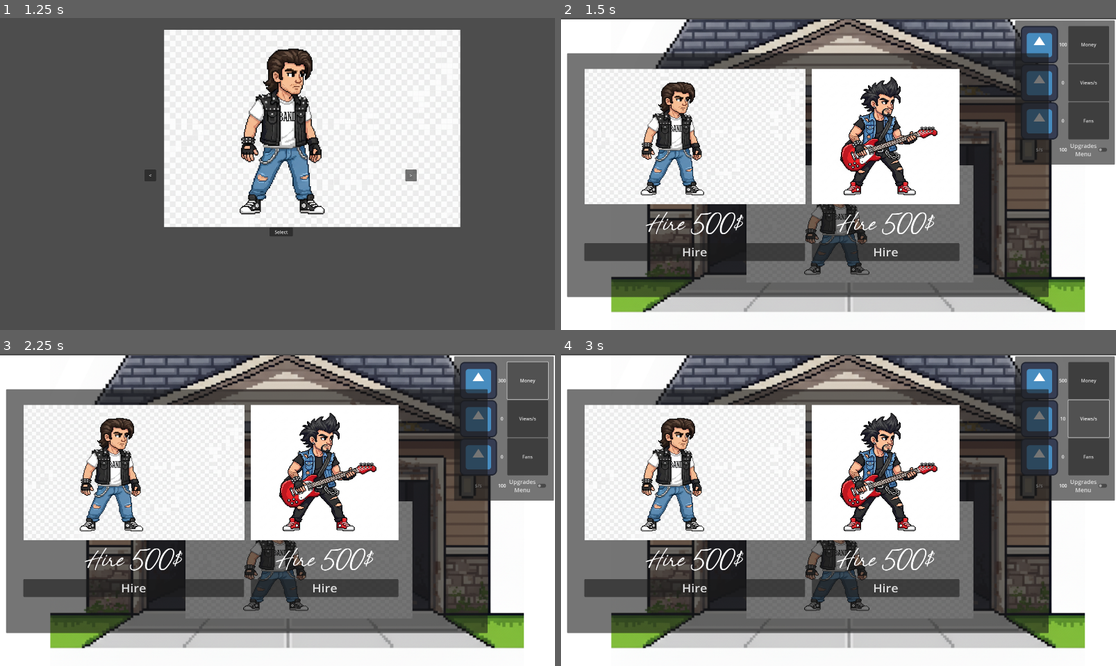
Above: before the commit, frames 1-4 (two rows, left to right).
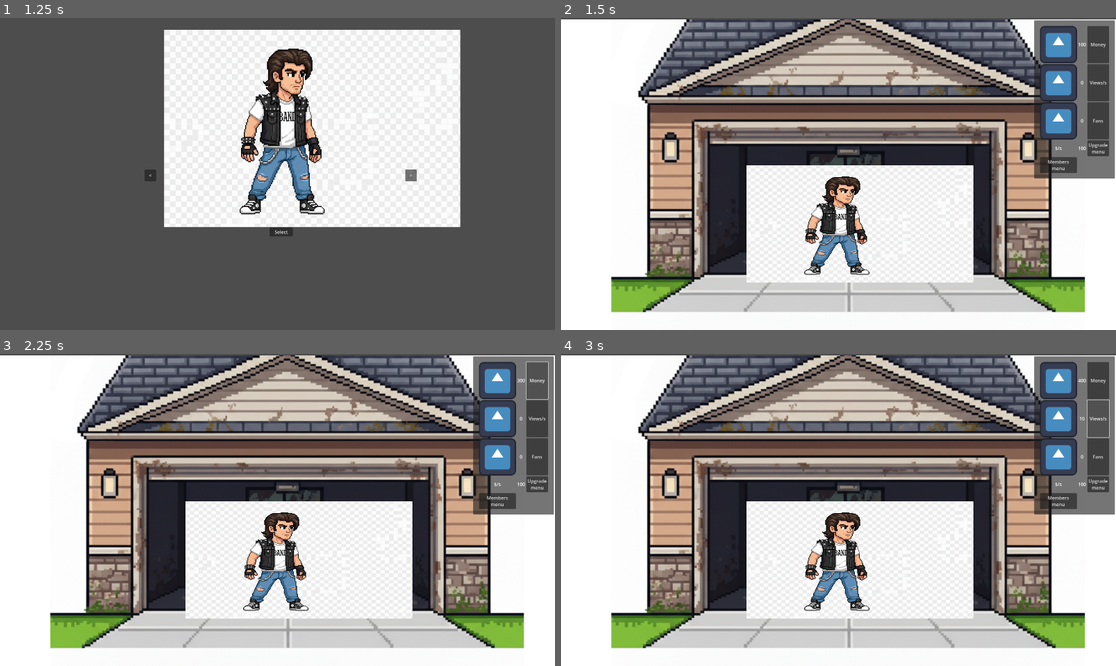
Above: after the commit, the same moments.

Repository: Geluco/music-band-tycoon
Game: Godot game, scene res://scenes/menu.tscn
Same seed, same stepped clock (60 frames per second), same inputs: the game is played once before the commit and once after it. The engine's default icon, where the game draws it, is replaced by a stand-in: a white triangle on a blue panel in a dark square.
Inputs:
- Up to frame 1 (1.25 s): click "Play" at 0.5 s
- Up to frame 2 (1.5 s): click "Select" at 1.25 s
- Up to frame 3 (2.25 s): click "Money" at 2 s
- Up to frame 4 (3 s): click "Views/s" at 2.75 s

Frame 1 is identical in both runs. In frame 2, 57% of the frame differs, in the area x 1-100%, y 0-90%; in frame 3, 57%; in frame 4, 57%.

Commit message:
botones de cierre y apretura de menus, comentar codigo.

Diff:
--- a/scenes/canvasStats.tscn
+++ b/scenes/canvasStats.tscn
@@ -92,14 +92,18 @@
 horizontal_alignment = 1
 script = ExtResource("6_m2vbg")
 
-[node name="CheckButton" type="CheckButton" parent="CanvasLayer/PanelStats/MarginStats/GridStats"]
+[node name="Button_upgrade_menu" type="Button" parent="CanvasLayer/PanelStats/MarginStats/GridStats"]
 layout_mode = 2
-theme_override_font_sizes/font_size = 20
-text = "Upgrades
-Menu"
-alignment = 1
+text = "Upgrade
+menu"
+
+[node name="Button_members_menu" type="Button" parent="CanvasLayer/PanelStats/MarginStats/GridStats"]
+layout_mode = 2
+text = "Members
+menu"
 
 [connection signal="pressed" from="CanvasLayer/PanelStats/MarginStats/GridStats/ButtonMoney" to="." method="_on_button_money_pressed"]
 [connection signal="pressed" from="CanvasLayer/PanelStats/MarginStats/GridStats/ButtonViews" to="." method="_on_button_views_pressed"]
 [connection signal="pressed" from="CanvasLayer/PanelStats/MarginStats/GridStats/ButtonFans" to="." method="_on_button_fans_pressed"]
-[connection signal="toggled" from="CanvasLayer/PanelStats/MarginStats/GridStats/CheckButton" to="." method="_on_check_button_toggled"]
+[connection signal="pressed" from="CanvasLayer/PanelStats/MarginStats/GridStats/Button_upgrade_menu" to="." method="_on_button_upgrade_menu_pressed"]
+[connection signal="pressed" from="CanvasLayer/PanelStats/MarginStats/GridStats/Button_members_menu" to="." method="_on_button_members_menu_pressed"]
--- a/scenes/menuUpgrades.tscn
+++ b/scenes/menuUpgrades.tscn
@@ -11,6 +11,18 @@
 
 [node name="CanvasLayer" type="CanvasLayer" parent="."]
 visible = false
+
+[node name="Panel_close_button" type="PanelContainer" parent="CanvasLayer"]
+anchors_preset = 1
+anchor_left = 1.0
+anchor_right = 1.0
+offset_left = -100.0
+offset_bottom = 100.0
+grow_horizontal = 0
+
+[node name="Button_close" type="Button" parent="CanvasLayer/Panel_close_button"]
+layout_mode = 2
+text = "x"
 
 [node name="MenuUpgrades" type="PanelContainer" parent="CanvasLayer"]
 offset_left = 21.0
@@ -111,5 +123,6 @@
 theme_override_font_sizes/font_size = 43
 text = "Upgrade"
 
+[connection signal="pressed" from="CanvasLayer/Panel_close_button/Button_close" to="." method="_on_button_close_pressed"]
 [connection signal="pressed" from="CanvasLayer/MenuUpgrades/MarginUpgrades/GridUpgrades/MarginButton1/Button1" to="." method="_on_button_1_pressed"]
 [connection signal="pressed" from="CanvasLayer/MenuUpgrades/MarginUpgrades/GridUpgrades/MarginButton2/Button2" to="." method="_on_button_2_pressed"]
--- a/scenes/menu_members.tscn
+++ b/scenes/menu_members.tscn
@@ -9,6 +9,19 @@
 script = ExtResource("1_4gq5v")
 
 [node name="CanvasLayer" type="CanvasLayer" parent="."]
+visible = false
+
+[node name="Panel_close_button" type="PanelContainer" parent="CanvasLayer"]
+anchors_preset = 1
+anchor_left = 1.0
+anchor_right = 1.0
+offset_left = -100.0
+offset_bottom = 100.0
+grow_horizontal = 0
+
+[node name="Button_close" type="Button" parent="CanvasLayer/Panel_close_button"]
+layout_mode = 2
+text = "x"
 
 [node name="MenuUpgrades" type="PanelContainer" parent="CanvasLayer"]
 offset_left = 21.0
@@ -108,5 +121,6 @@
 theme_override_font_sizes/font_size = 43
 text = "Hire"
 
+[connection signal="pressed" from="CanvasLayer/Panel_close_button/Button_close" to="." method="_on_button_close_pressed"]
 [connection signal="pressed" from="CanvasLayer/MenuUpgrades/MarginUpgrades/GridUpgrades/MarginButton1/Button1" to="." method="_on_button_1_pressed"]
 [connection signal="pressed" from="CanvasLayer/MenuUpgrades/MarginUpgrades/GridUpgrades/MarginButton2/Button2" to="." method="_on_button_2_pressed"]
--- a/scripts/canvas_stats.gd
+++ b/scripts/canvas_stats.gd
@@ -1,44 +1,51 @@
 extends Node2D
 
-var n=0
-func _process(delta):
-	n+=1
-	if n>=100:
-		n-=100
-		Global.money+=Global.moneyPerSecond
+#declaracion de variables del menu de mejoras
+@onready var open_button_menu_upgrade: Button = get_node("CanvasLayer/PanelStats/MarginStats/GridStats/Button_upgrade_menu")
+var menuUpgradeInstance: Node = null
+var menuUpgradeCanvas: CanvasLayer = null
+#declaracion de variables del menu de miembros
+@onready var open_button: Button = get_node("CanvasLayer/PanelStats/MarginStats/GridStats/Button_members_menu")
+var menu_members_Instance: Node = null
+var menu_members_Canvas: CanvasLayer = null
 
-func _on_button_money_pressed() -> void:
-	Global.money+=200
-
+#views al presionar boton
 func _on_button_views_pressed() -> void:
 	Global.views+=10
 
+#fans al presionar boton
 func _on_button_fans_pressed() -> void:
 	if Global.money-2000>=0 && Global.views>100:
 		Global.fans+=1
 		Global.money-=2000
 
+#dinero al presionar boton
+func _on_button_money_pressed() -> void:
+	Global.money+=200
 
+#inicia el boton
+func _ready() -> void:
 
+	#codigo boton mostrar menu mejoras
+	open_button_menu_upgrade.pressed.connect(_on_button_upgrade_menu_pressed)
+	var menuUpgrade = load("res://scenes/menuUpgrades.tscn")
+	menuUpgradeInstance = menuUpgrade.instantiate()
+	get_tree().root.add_child(menuUpgradeInstance)
+	# Busca el CanvasLayer dentro de la escena cargada
+	menuUpgradeCanvas = menuUpgradeInstance.get_node("CanvasLayer")
 
-#Codigo que muestra y oculta el menu de mejoras
-@onready var check_button: CheckButton = get_node("CanvasLayer/PanelStats/MarginStats/GridStats/CheckButton")
-var menuUpgradeInstance: Node = null
-var menuUpgradeCanvas: CanvasLayer = null
+	#codigo boton mostrar menu membros
+	open_button.pressed.connect(_on_button_members_menu_pressed)
+	var menu_members = load("res://scenes/menu_members.tscn")
+	menu_members_Instance = menu_members.instantiate()
+	get_tree().root.add_child(menu_members_Instance)
+	# Busca el CanvasLayer dentro de la escena cargada
+	menu_members_Canvas = menu_members_Instance.get_node("CanvasLayer")
 
-func _ready():
-	check_button.toggled.connect(_on_check_button_toggled)
+#funcion boton mostrar menu mejora
+func _on_button_upgrade_menu_pressed() -> void:
+	menuUpgradeCanvas.show()
 
-func _on_check_button_toggled(toggled_on: bool) -> void:
-	if toggled_on:
-		if menuUpgradeInstance == null:
-			var menuUpgrade = load("res://scenes/menuUpgrades.tscn")
-			menuUpgradeInstance = menuUpgrade.instantiate()
-			get_tree().root.add_child(menuUpgradeInstance)
-			# Busca el CanvasLayer dentro de la escena cargada
-			menuUpgradeCanvas = menuUpgradeInstance.get_node("CanvasLayer")
-		if menuUpgradeCanvas:
-			menuUpgradeCanvas.show()
-	else:
-		if menuUpgradeCanvas:
-			menuUpgradeCanvas.hide()
+#funcion boton mostrar menu miembros
+func _on_button_members_menu_pressed() -> void:
+	menu_members_Canvas.show()
--- a/scripts/main_node.gd
+++ b/scripts/main_node.gd
@@ -8,22 +8,9 @@
 	if Global.SelectedPlayer != null:
 		player.texture=Global.SelectedPlayer
 
+#generacion dinero por segundo
 func _process(delta):
 	n+=1
 	if n>=0:
 		n-=100
 		Global.money+=Global.moneyPerSecond
-
-
-func _on_button_views_pressed() -> void:
-	Global.views+=10
-
-
-func _on_button_fans_pressed() -> void:
-	if Global.money-2000>=0 && Global.views>100:
-		Global.fans+=1
-		Global.money-=2000
-
-
-func _on_button_money_pressed() -> void:
-	Global.money+=200
--- a/scripts/menu_members.gd
+++ b/scripts/menu_members.gd
@@ -1,6 +1,18 @@
 extends Node2D
 
+#variables botones contratar
 @onready var button1: Button = get_node("CanvasLayer/MenuUpgrades/MarginUpgrades/GridUpgrades/MarginButton1/Button1")
+@onready var button2: Button = get_node("CanvasLayer/MenuUpgrades/MarginUpgrades/GridUpgrades/MarginButton2/Button2")
+
+#variables canvas y boton que cierra el menu de miembros
+@onready var canvaslayer_members=get_node("CanvasLayer")
+@onready var button_close: Button = get_node("CanvasLayer/Panel_close_button/Button_close")  # ruta correcta a tu botón
+
+func _ready() -> void:
+	#inicia el boton
+	button_close.pressed.connect(_on_button_close_pressed)
+
+
 
 func _on_button_1_pressed() -> void:
 	if Global.money >= 500:
@@ -8,10 +20,16 @@
 		button1.disabled= true
 		button1.text = "Hired"
 
-@onready var button2: Button = get_node("CanvasLayer/MenuUpgrades/MarginUpgrades/GridUpgrades/MarginButton2/Button2")
 
 func _on_button_2_pressed() -> void:
 	if Global.money >= 500:
 		Global.money -= 500
 		button2.disabled = true
 		button2.text = "Hired"
+
+
+
+
+#al presionarlo oculta el canvas layer del menu de miembros
+func _on_button_close_pressed() -> void:
+	canvaslayer_members.hide()
--- a/scripts/menu_upgrades.gd
+++ b/scripts/menu_upgrades.gd
@@ -1,8 +1,22 @@
 extends Node2D
 
+# declaro dos variables: el canvas layer que quiero ocultar,
+#que es, el menu de mejora, y el botnon que va a hacer que se oculte
+@onready var canvaslayer_menu_upgrades=get_node("CanvasLayer")
+@onready var button_close: Button = get_node("CanvasLayer/Panel_close_button/Button_close")  # ruta correcta a tu botón
+
+func _ready() -> void:
+	#inicia el boton de cerrar el menu de mejoras
+	button_close.pressed.connect(_on_button_close_pressed)
+
+#boton 1 mejoras
+func _on_button_1_pressed() -> void:
+	Global.moneyPerSecond+=200
+#boton 2 mejoras
 func _on_button_2_pressed() -> void:
 	Global.moneyPerSecond+=100
 
 
-func _on_button_1_pressed() -> void:
-	Global.moneyPerSecond+=200
+#al presionarlo oculta el canvas layer del menu de mejoras
+func _on_button_close_pressed() -> void:
+	canvaslayer_menu_upgrades.hide()
